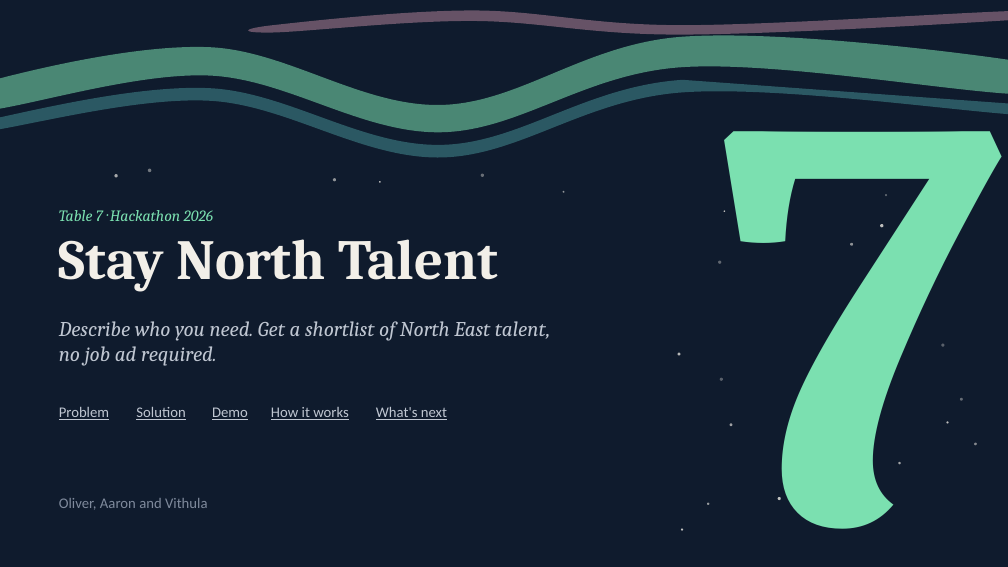
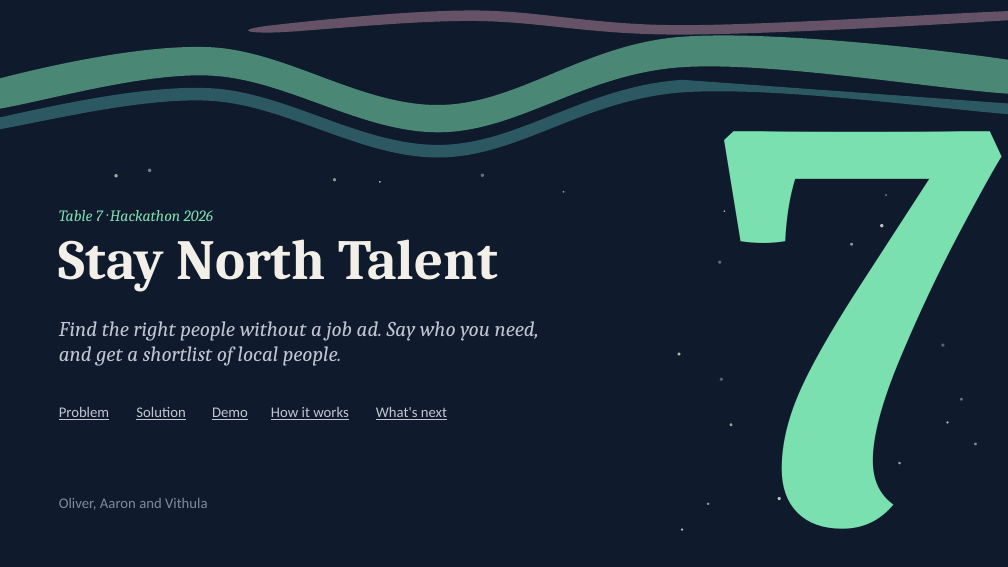
Before and after one commit to OP793/Table7, a slide deck: slide 1 of presentation/Table7-pitch-deck.pptx. Drawn at 1008x567 pixels with LibreOffice and Linux fonts; fonts in the diff are those of the drawing. Boxes give left, top, right and bottom in pixels: in the first picture for what was removed or moved away, otherwise in the second. Text is boxed around its words. In the diff, an @@ line names an element or a change of style, - is before the commit and + after.

```diff
--- a/presentation/Table7-pitch-deck.pptx
+++ b/presentation/Table7-pitch-deck.pptx
@@ text at bbox=[59, 321, 539, 366]: text changed @@
-Describe who you need. Get a shortlist of North East talent, no job ad required.
+Find the right people without a job ad. Say who you need, and get a shortlist of local people.
```
Also in this commit, not shown: 3 other slides changed.
